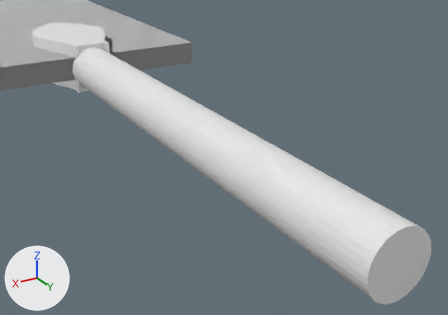
Two versions of the Blender file Assets/BlenderAssets/RinSlayer.blend, one commit apart.
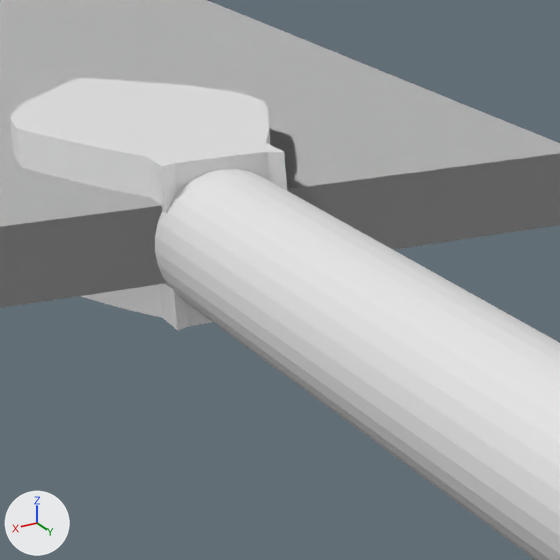
Old and new are each drawn whole from a 50 mm camera at (1.776, 6.227, 5.235) aimed at (-0.366, 2.657, 3.45) and again close up on the part from 6% to 42% of the width and 0% to 50% of the height. The lights are fixed; the arrows at lower left show +X, +Y and +Z. The older version's two pictures come first.

Before the edit, the objects in view are built like this:
```python
me_cube_001 = bpy.data.meshes.new('Cube.001')
me_cube_001.from_pydata(...)  # 549 vertices, 508 faces; spans x -1.0..1.0, y -10.82..1.0, z -0.4..0.3
me_cube_002 = bpy.data.meshes.new('Cube.002')
me_cube_002.from_pydata(...)  # 284 vertices, 292 faces, 4 loose edges; spans x -1.18..1.18, y -0.58..3.6, z -2.42..-0.99
me_cylinder = bpy.data.meshes.new('Cylinder')
me_cylinder.from_pydata(...)  # 128 vertices, 98 faces; spans x -0.73..0.73, y -0.73..0.73, z -6.53..0.64
ob_blade = bpy.data.objects.new('blade', me_cube_001)
ob_blade.location = (0.0, 0.0, 3.788)
ob_blade.scale = (1.0, 1.0, -0.28)
_m = ob_blade.modifiers.new('Mirror', 'MIRROR')
ob_cube_001 = bpy.data.objects.new('Cube.001', me_cube_002)
ob_cube_001.location = (0.0, 0.0, 4.285)
ob_cube_001.scale = (0.287, 0.287, 0.287)
ob_cylinder = bpy.data.objects.new('Cylinder', me_cylinder)
ob_cylinder.location = (0.0, 1.093, 3.789)
ob_cylinder.rotation_euler = (1.571, 0.0, 0.0)  # degrees (90, 0, 0)
ob_cylinder.scale = (0.25, 0.25, 0.553)
```
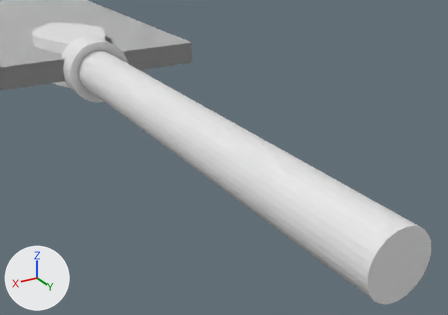
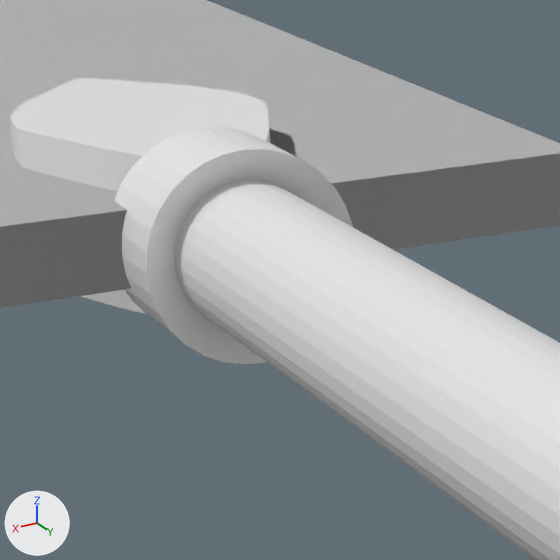
Commit message: hilt 2

What changed in the scene script:
```text
Change me_cylinder:
    used by ob_cylinder; location = (0.0, 1.093, 3.789); rotation_euler = (1.571, 0.0, 0.0), in degrees (90, 0, 0); scale = (0.25, 0.25, 0.553)
    remove me_cylinder.from_pydata(...)  # 128 vertices, 98 faces; spans x -0.73..0.73, y -0.73..0.73, z -6.53..0.64
    add me_cylinder.from_pydata(...)  # 224 vertices, 194 faces; spans x -1.06..1.06, y -1.06..1.06, z -6.53..0.64
    me_cylinder part 1
    32 faces are deleted
    32 vertices are added at x -1.06..1.06, y -1.06..1.06, z -0.17
    32 new vertices lie (0.0, 0.0, 0.73) away from vertices in x -0.73..0.73, y -0.73..0.73, z -0.82
    32 new vertices lie (0.0, 0.0, -0.36) away from vertices in x -0.73..0.73, y -0.73..0.73, z 0.64
    32 new vertices lie (0.0, 0.0, 0.53) away from vertices in x -1.06..1.06, y -1.06..1.06, z -0.17
    160 new faces join them
    other edits to the shape of me_cylinder do not show in these pictures
```

What differs and where, as boxes (x1, y1, x2, y2) in the close-ups (560 x 560 px):
'Cylinder', reshaped: before (155, 169, 560, 560); after (114, 127, 560, 560)
part 1 of me_cylinder, built on: before (155, 169, 344, 354); after (114, 127, 353, 364)
